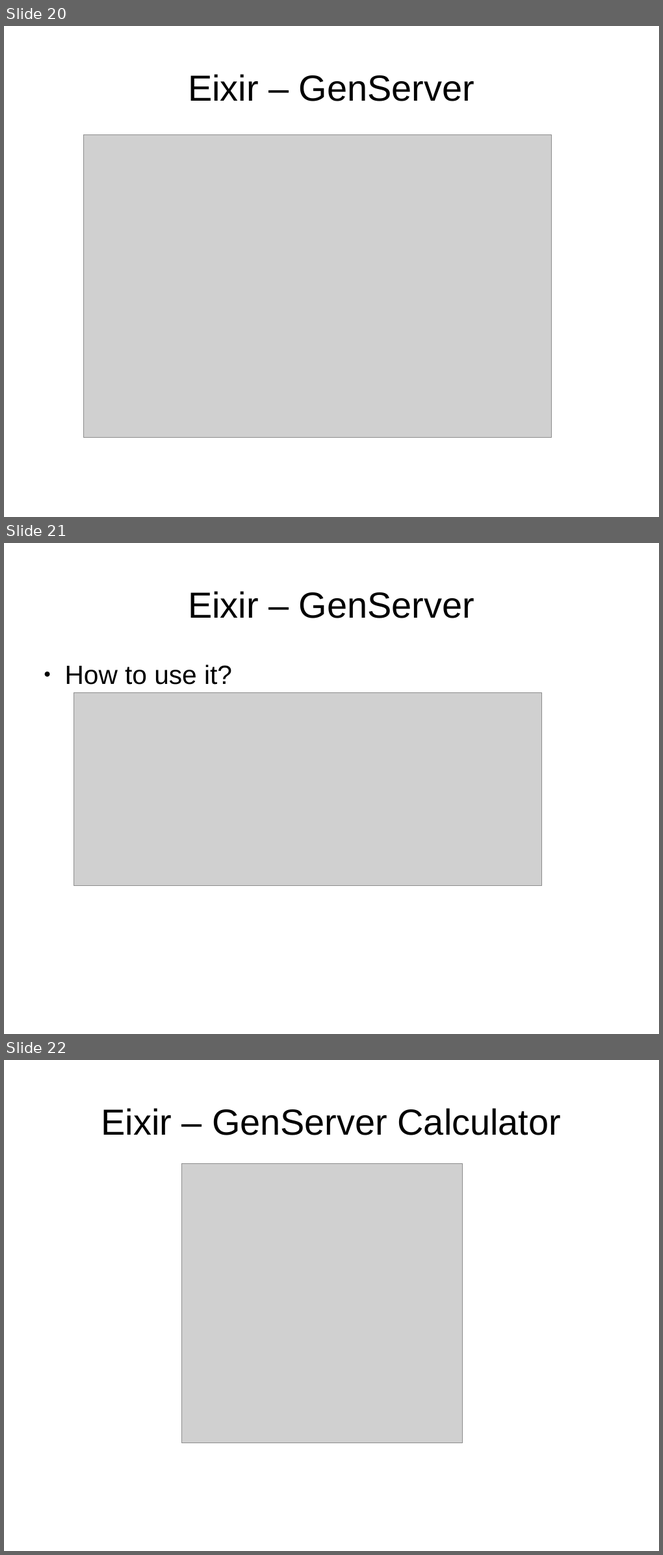
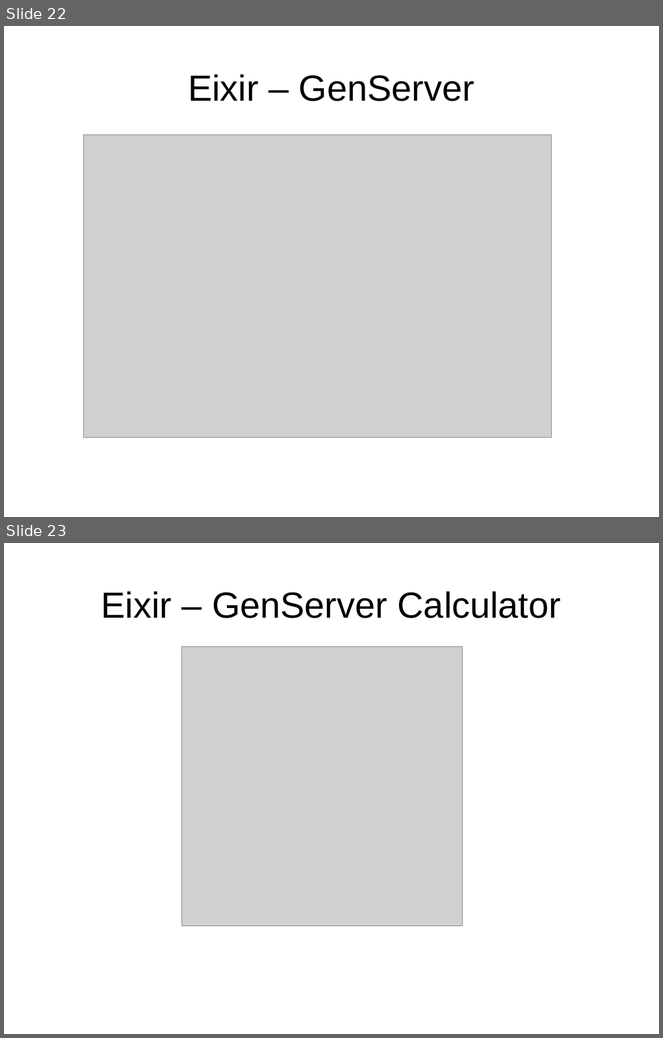
Before and after one commit to ramortegui/talks, a slide deck: elixir-otp-basics.odp. Shown one above the other, each under a label of ours: slides 20, 21 and 22 before the commit, slides 22 and 23 after it. The pictures are 663x1555 and 663x1038 pixels, drawn with LibreOffice and Linux fonts; fonts in the diff are those of the drawing; grey boxes stand for pictures. Boxes give left, top, right and bottom in pixels: in the first picture for what was removed or moved away, otherwise in the second. Text is boxed around its words. In the diff, an @@ line names an element or a change of style, - is before the commit and + after.

```diff
--- a/elixir-otp-basics.odp
+++ b/elixir-otp-basics.odp
@@ slide 21 removed at [4,543,659,1034], background #FFFFFF @@
@@ title removed at [188,591,475,618] @@
-Eixir – GenServer
@@ text removed at [65,665,232,685] @@
-● How to use it?
@@ picture removed at [74,693,542,886] @@
@@ what was slide 20 is now slide 22 @@
@@ what was slide 22 is now slide 23 @@
```
Also in this commit, not shown: 6 slides changed, 2 slides added, 53 other files.
